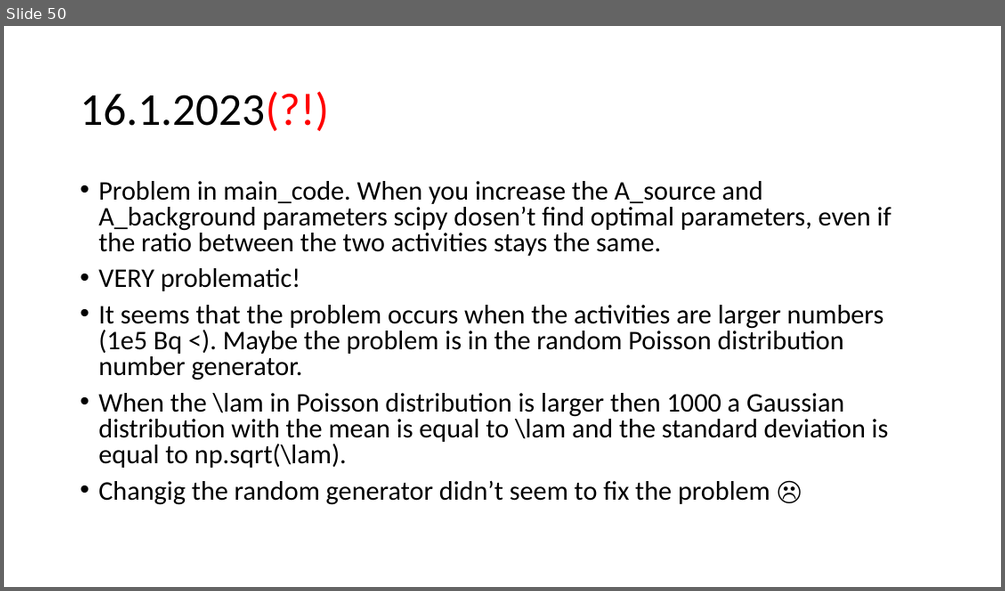
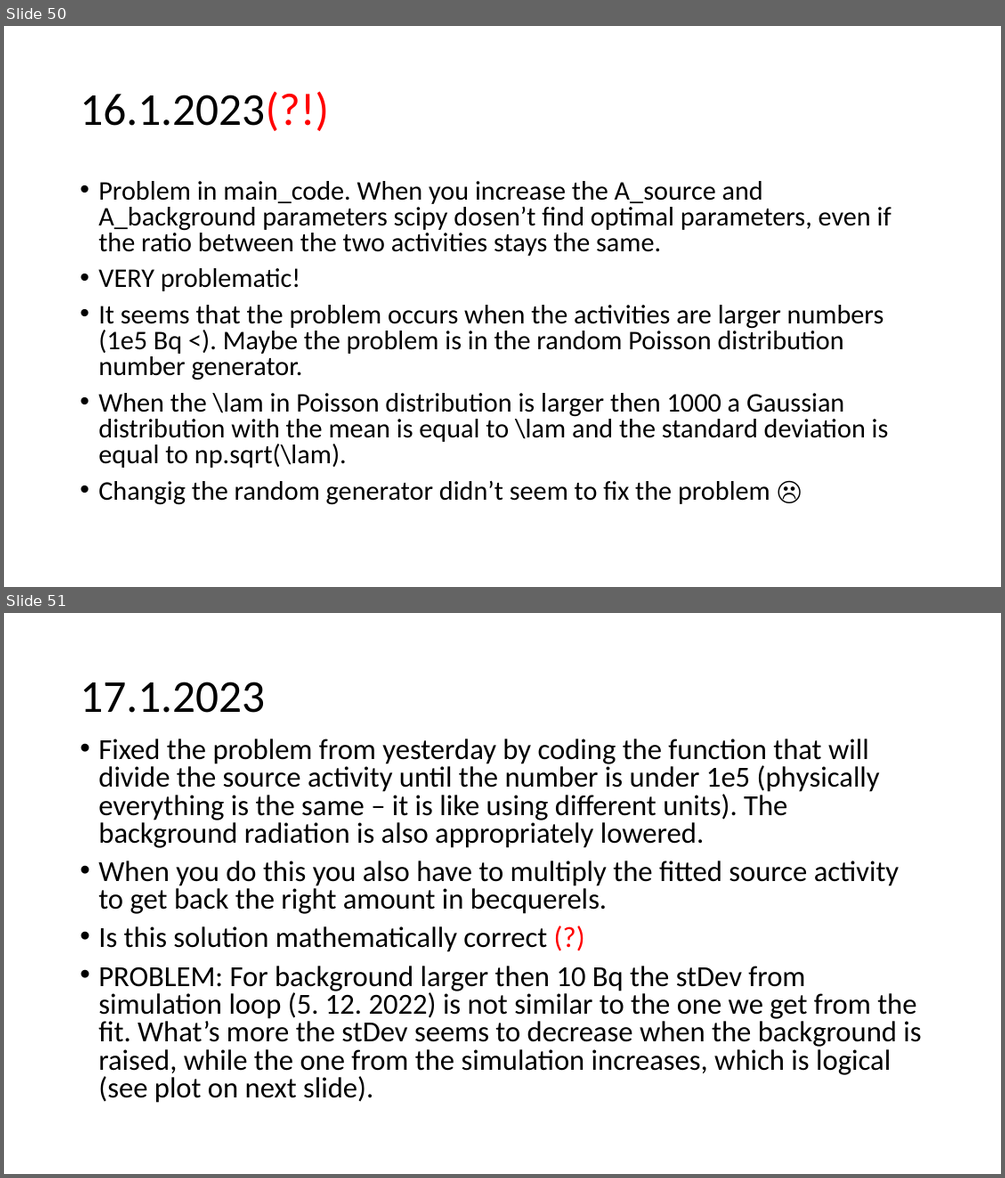
Before and after one commit to urhtrinko/DroneRadioactivity_student_job, a slide deck: reports/work_diary.pptx. Shown one above the other, each under a label of ours: slide 50 before the commit, slides 50 and 51 after it. The pictures are 1005x591 and 1005x1178 pixels, drawn with LibreOffice and Linux fonts; fonts in the diff are those of the drawing. Boxes give left, top, right and bottom in pixels: in the first picture for what was removed or moved away, otherwise in the second. Text is boxed around its words. In the diff, an @@ line names an element or a change of style, - is before the commit and + after.

```diff
--- a/reports/work_diary.pptx
+++ b/reports/work_diary.pptx
@@ slide 51 added at <box>4,613,1001,1174</box>, background #FFFFFF @@
@@ title added at <box>80,682,265,713</box>, 44 pt, text #000000 @@
+17.1.2023
@@ text added at <box>98,738,921,1103</box>, 28 pt, text #000000 @@
+• Fixed the problem from yesterday by coding the function that will divide the source activity until the number is under 1e5 (physically everything is the same – it is like using different units). The background radiation is also appropriately lowered.
+• When you do this you also have to multiply the fitted source activity to get back the right amount in becquerels.
+• Is this solution mathematically correct (?)
+• PROBLEM: For background larger then 10 Bq the stDev from simulation loop (5. 12. 2022) is not similar to the one we get from the fit. What’s more the stDev seems to decrease when the background is raised, while the one from the simulation increases, which is logical (see plot on next slide).
```
Also in this commit, not shown: 1 other slide added.
